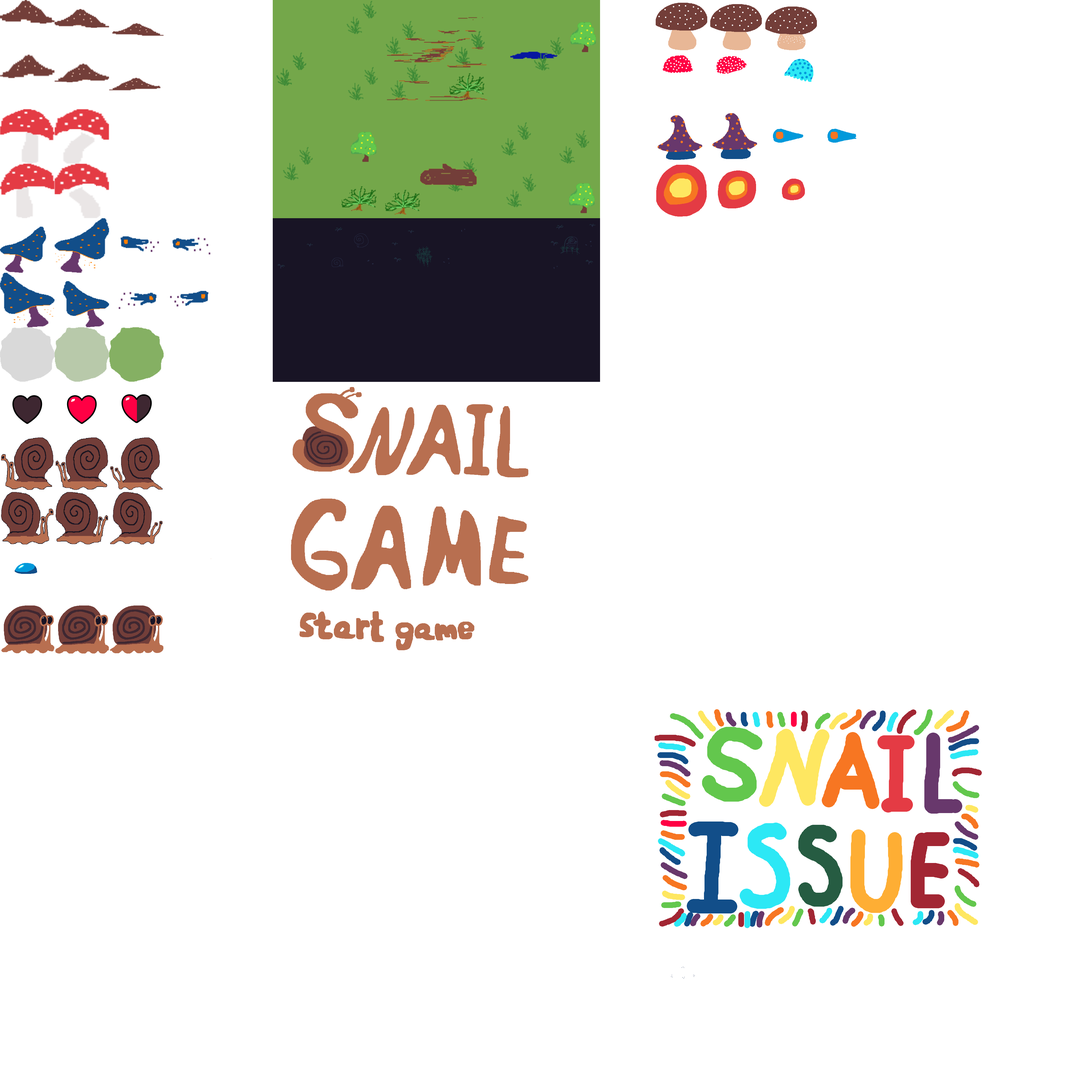
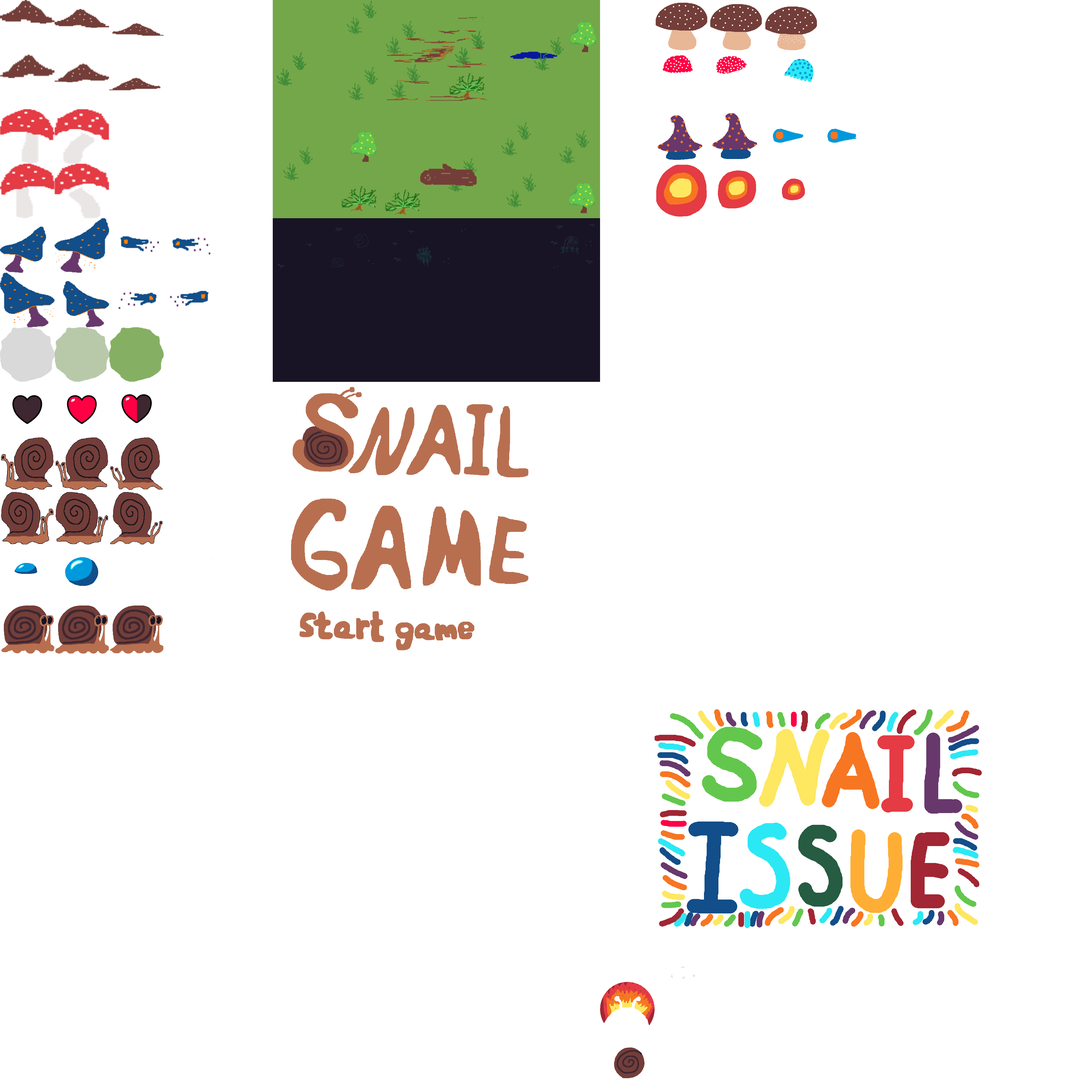
Layer changes from the first 1091x1091 image to the second:
painted on "Sprite_Sheet.png" over [left=65, top=557, right=655, bottom=1079]
